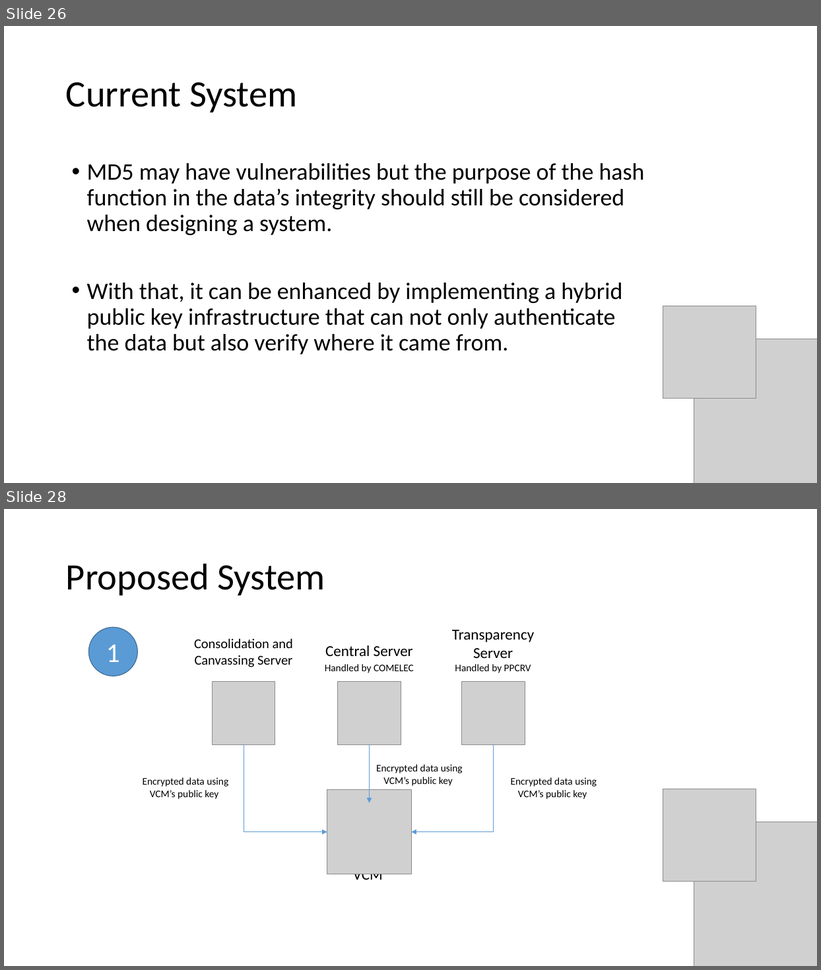
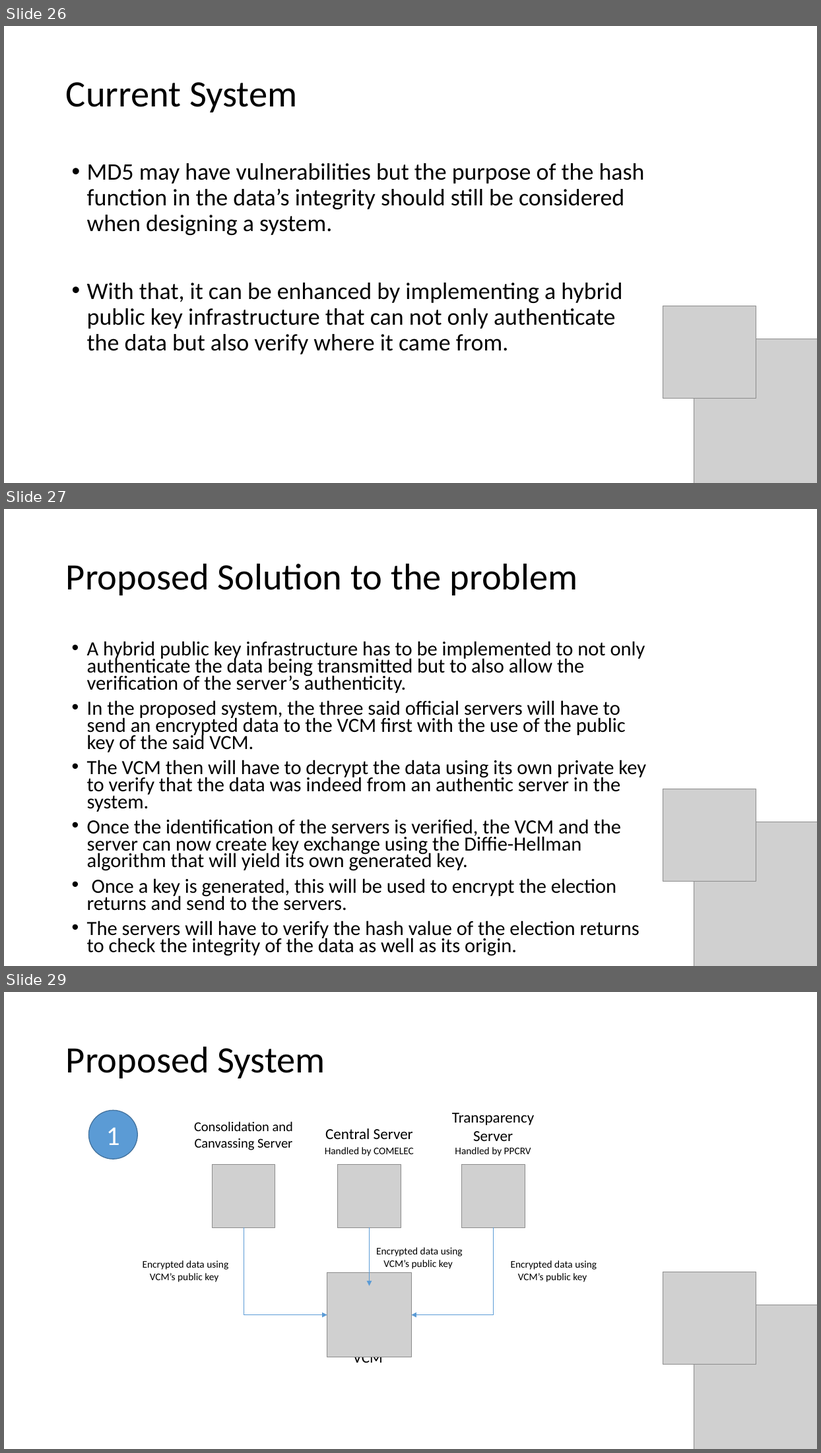
Before and after one commit to seans888/Project---Automate-Election, a slide deck: Documentation/Finals_Sysadd1.pptx. Shown one above the other, each under a label of ours: slides 26 and 28 before the commit, slides 26, 27 and 29 after it; the slides between them are not shown. The pictures are 821x970 and 821x1453 pixels, drawn with LibreOffice and Linux fonts; fonts in the diff are those of the drawing; grey boxes stand for pictures. Boxes give left, top, right and bottom in pixels: in the first picture for what was removed or moved away, otherwise in the second. Text is boxed around its words. In the diff, an @@ line names an element or a change of style, - is before the commit and + after.

```diff
--- a/Documentation/Finals_Sysadd1.pptx
+++ b/Documentation/Finals_Sysadd1.pptx
@@ slide 27 added at [4,509,817,966], background #FFFFFF @@
@@ title added at [66,563,578,595], 44 pt, text #000000 @@
+Proposed Solution to the problem
@@ text added at [87,641,646,956], 23.8 pt, text #000000 @@
+• A hybrid public key infrastructure has to be implemented to not only authenticate the data being transmitted but to also allow the verification of the server’s authenticity.
+• In the proposed system, the three said official servers will have to send an encrypted data to the VCM first with the use of the public key of the said VCM.
+• The VCM then will have to decrypt the data using its own private key to verify that the data was indeed from an authentic server in the system.
+• Once the identification of the servers is verified, the VCM and the server can now create key exchange using the Diffie-Hellman algorithm that will yield its own generated key.
+• Once a key is generated, this will be used to encrypt the election returns and send to the servers.
+• The servers will have to verify the hash value of the election returns to check the integrity of the data as well as its origin.
@@ picture added at [663,789,756,882] @@
@@ picture added at [694,823,817,966] @@
@@ what was slide 28 is now slide 29 @@
```
Also in this commit, not shown: 5 slides changed, 1 other slide added, 1 slide removed.
